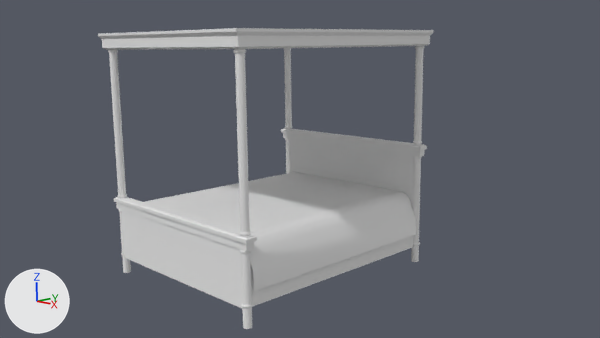
Two versions of the Blender file Assets/models/floor_2/bedroom_sw/bed/bedroom_sw_bed.blend, one commit apart.
One viewpoint serves both versions: the file's camera 'Camera'. Every picture has the same lights, and +X, +Y and +Z are marked at lower left.

The older version as bpy lines, for what is in view:
```python
me_cube_002 = bpy.data.meshes.new('Cube.002')
me_cube_002.from_pydata(...)  # 180 vertices, 178 faces; spans x -1.08..1.08, y -1.68..1.68, z -1.0..1.16
me_cube_002.materials.append(mat_footboard)  # its picture is missing
me_cube_004 = bpy.data.meshes.new('Cube.004')
me_cube_004.from_pydata(...)  # 180 vertices, 178 faces; spans x -1.08..1.08, y -1.68..1.68, z -2.62..1.16
me_cube_004.materials.append(mat_headboard)  # its picture is missing
me_plane = bpy.data.meshes.new('Plane')
me_plane.from_pydata(...)  # 1089 vertices, 1024 faces; spans x -0.76..0.76, y -1.0..1.0, z -0.71..-0.28
me_plane.polygons.foreach_set('use_smooth', [True] * 1024)
ob_footboard = bpy.data.objects.new('footboard', me_cube_002)
ob_footboard.location = (0.0, -1.77, 0.7)
ob_footboard.scale = (1.5, 0.05, 0.45)
ob_headboard = bpy.data.objects.new('headboard', me_cube_004)
ob_headboard.location = (0.0, 1.83, 1.43)
ob_headboard.scale = (1.5, 0.05, 0.45)
ob_plane = bpy.data.objects.new('Plane', me_plane)
ob_plane.location = (0.0, 0.04, 1.57)
ob_plane.scale = (2.04, 1.73, 1.55)
# also in view: 'posts' at (0.0, 0.03, 1.75); 'canopy' at (0.0, 0.03, 3.62); 'base' at (0.0, 0.04, 0.5)
```
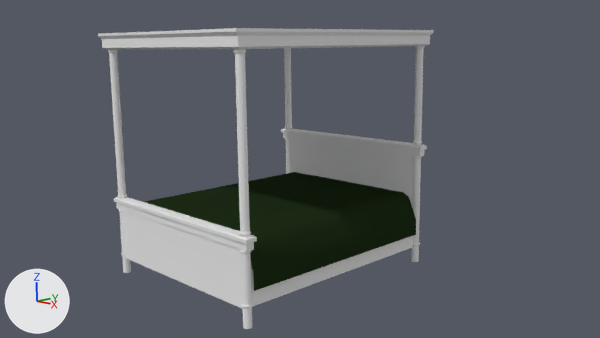
What changed in the scene script:
```text
Add mat_blanket:
    mat_blanket = diffuse_material('blanket')
    mat_blanket.base_color = (0.0142, 0.0291, 0.00985)  # dark green #203019
Change me_plane:
    where me_plane.from_pydata(...)  # 1089 vertices, 1024 faces; spans x -0.76..0.76, y -1.0..1.0, z -0.71..-0.28
    add me_plane.materials.append(mat_blanket)  # dark green #203019
```

Pixel boxes [x1, y1, x2, y2] of what changed, in the pictures (600 x 338 px):
'Plane', recoloured: [145, 172, 416, 291] in both
